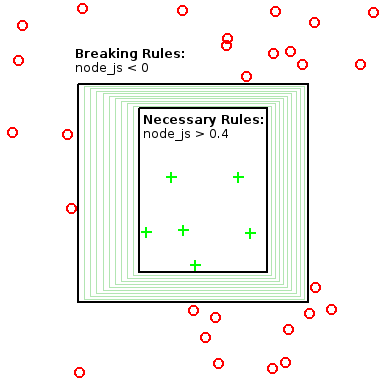
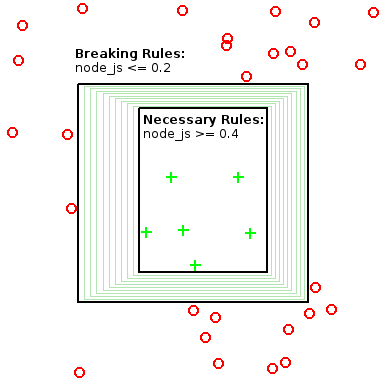
Layers edited between the first and the second 384px x 384px image:
painted on "Necessary Rules: ..." over box(206, 129, 238, 138)
painted on "Breaking Rules: ..." over box(138, 63, 171, 72)
